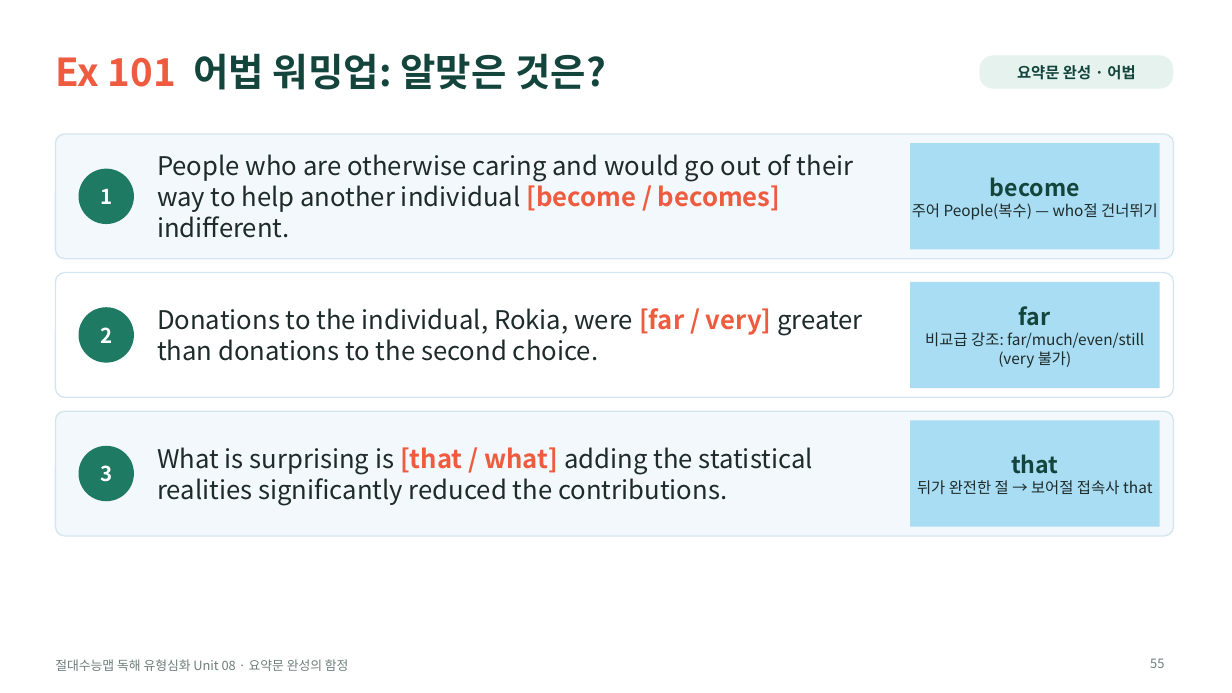
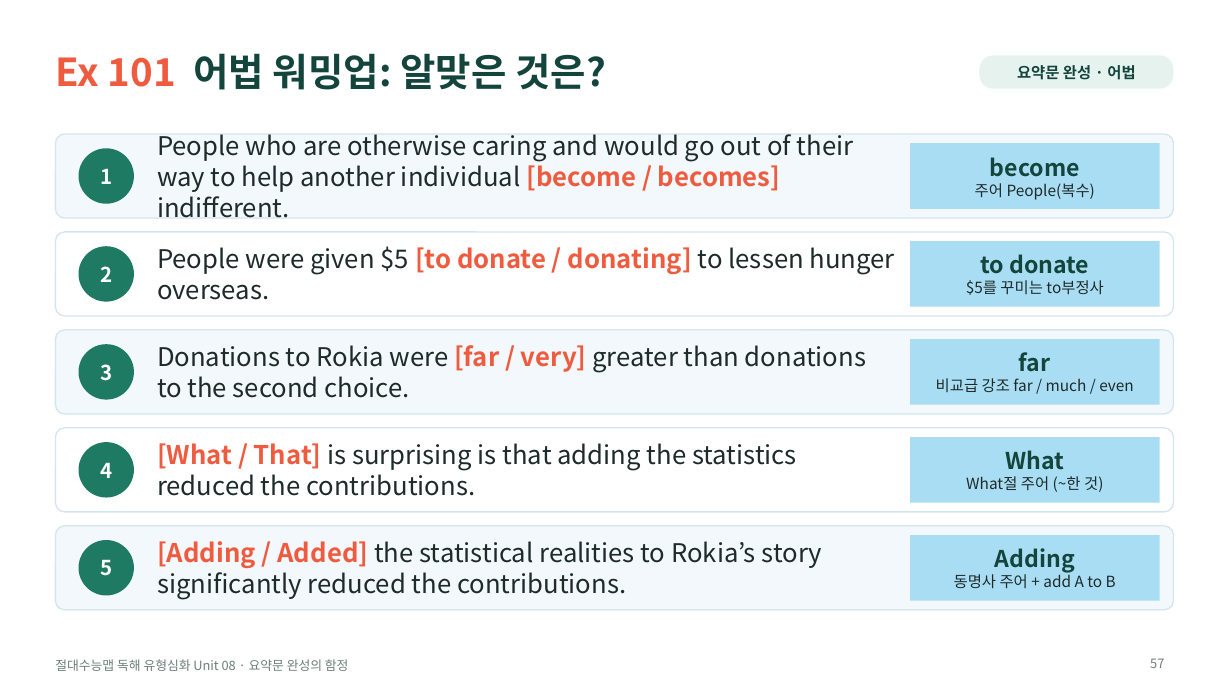
Before and after one commit to HUFSDavid/HUFSDavid, a slide deck: slide 57 of 절대수능맵_독해유형심화_Unit08_수업PPT.pptx (slide 55 before the commit). Drawn at 1232x693 pixels with LibreOffice and Linux fonts; fonts in the diff are those of the drawing. Boxes give left, top, right and bottom in pixels: in the first picture for what was removed or moved away, otherwise in the second. Text is boxed around its words. In the diff, an @@ line names an element or a change of style, - is before the commit and + after.

```diff
--- a/절대수능맵_독해유형심화_Unit08_수업PPT.pptx
+++ b/절대수능맵_독해유형심화_Unit08_수업PPT.pptx
@@ rounded rectangle: place and size @@
-rounded rectangle at (55,134,1174,259)
+rounded rectangle at (55,134,1174,218)
@@ ellipse "1": place and size @@
-ellipse "1" at (79,168,134,224)
+ellipse "1" at (79,148,134,203)
@@ text "People who are otherwise caring ...": place and size @@
-text "People who are otherwise caring ..." at (157,154,854,238)
+text "People who are otherwise caring ..." at (157,134,854,218)
@@ rectangle "become": place and size @@
-rectangle "become" at (910,143,1160,250)
+rectangle "become" at (910,143,1160,209)
@@ text in rectangle at (975,183,1095,200): text changed @@
-주어 People(복수) — who절 건너뛰기
+주어 People(복수)
@@ rounded rectangle: place and size @@
-rounded rectangle at (55,273,1174,397)
+rounded rectangle at (55,232,1174,316)
@@ ellipse "2": place and size @@
-ellipse "2" at (79,308,134,363)
+ellipse "2" at (79,247,134,302)
@@ text added at (157,246,895,300), 20 pt, text #1E2B2A @@
+People were given $5 [to donate / donating] to lessen hunger overseas.
@@ rectangle added at (910,241,1160,307), fill #A9DDF3, 12 pt, text #1E2B2A @@
+to donate
+$5를 꾸미는 to부정사
@@ proportions changed in 3 elements at (55,134,1174,218), (55,232,1174,316), (55,330,1174,414) @@
@@ rounded rectangle: place and size @@
-rounded rectangle at (55,411,1174,536)
+rounded rectangle at (55,330,1174,414)
@@ ellipse "3": place and size @@
-ellipse "3" at (79,446,134,502)
+ellipse "3" at (79,345,134,400)
@@ text at (157,345,866,398): text changed @@
-Donations to the individual, Rokia, were [far / very] greater than donations to the second choice.
+Donations to Rokia were [far / very] greater than donations to the second choice.
@@ rectangle "far": place and size @@
-rectangle "far" at (910,282,1160,388)
+rectangle "far" at (910,339,1160,405)
@@ text in rectangle at (936,378,1133,392): text changed @@
-비교급 강조: far/much/even/still (very 불가)
+비교급 강조 far / much / even
@@ rounded rectangle added at (55,428,1174,512), fill #FFFFFF, outline #D3E5EE 1 pt @@
@@ ellipse added at (79,443,134,498), fill #1F7A64, 16 pt, text #FFFFFF, bold @@
+4
@@ text at (157,443,797,496): text changed @@
-What is surprising is [that / what] adding the statistical realities significantly reduced the contributions.
+[What / That] is surprising is that adding the statistics reduced the contributions.
@@ rectangle removed at (910,421,1160,527) @@
-that
-뒤가 완전한 절 → 보어절 접속사 that
@@ rectangle added at (910,437,1160,503), fill #A9DDF3, 12 pt, text #1E2B2A @@
+What
+What절 주어 (~한 것)
@@ rounded rectangle added at (55,526,1174,610), fill #F2F8FB, outline #D3E5EE 1 pt @@
@@ rectangle added at (910,535,1160,601), fill #A9DDF3, 12 pt, text #1E2B2A @@
+Adding
+동명사 주어 + add A to B
@@ ellipse added at (79,540,134,595), fill #1F7A64, 16 pt, text #FFFFFF, bold @@
+5
@@ text added at (157,541,822,600), 20 pt, text #1E2B2A @@
+[Adding / Added] the statistical realities to Rokia’s story significantly reduced the contributions.
@@ page number at (1150,658,1164,668): text changed @@
-55
+57
```
Also in this commit, not shown: 38 other slides changed, 16 slides added, 15 slides removed, 3 other files.
